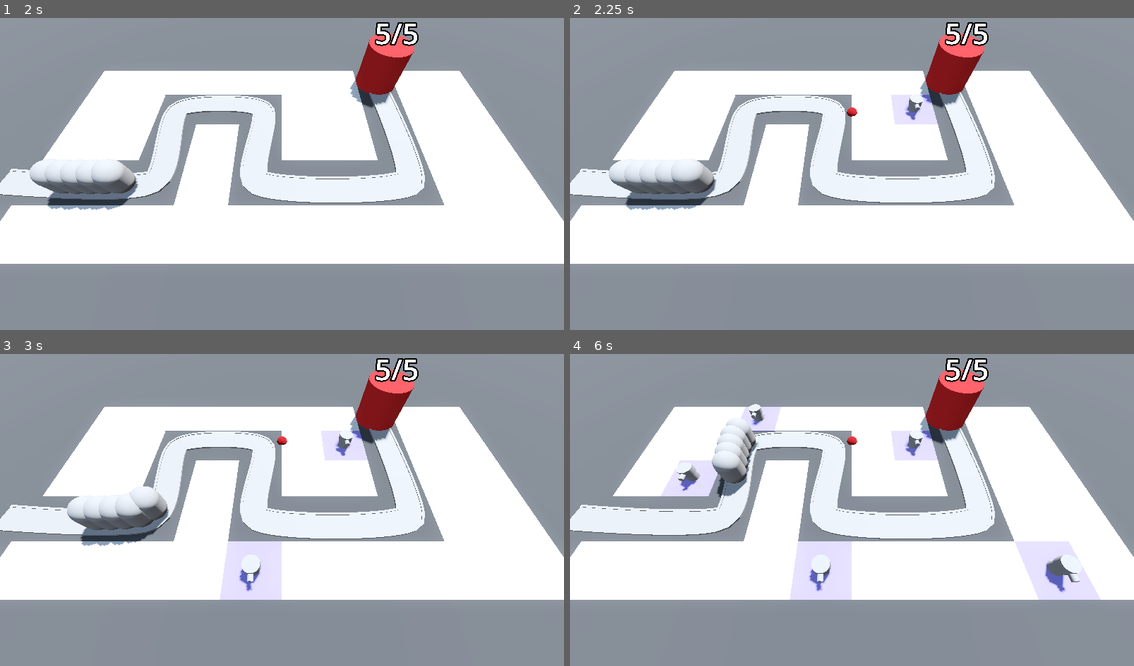
Above: before the commit, frames 1-4 (two rows, left to right).
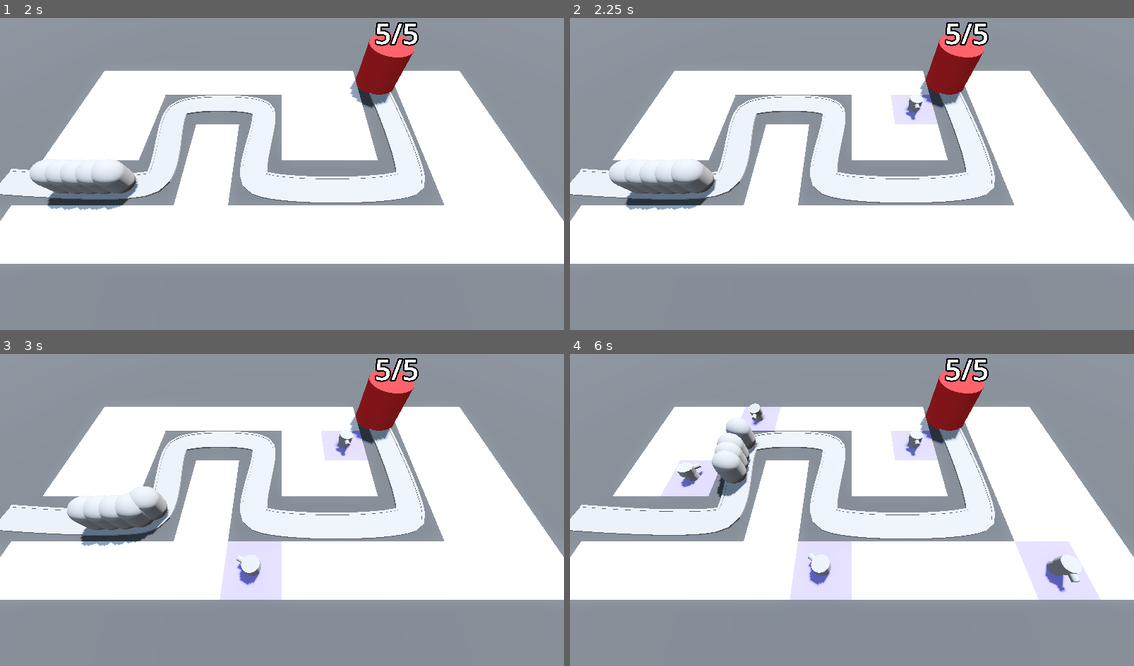
Above: after the commit, the same moments.

Repository: Schwenckenator/barbarian-blaster
Game: Godot game, scene res://base_level.tscn
Two runs of this game, one before a commit and one after it. Both use one fixed random seed, a clock stepped at 60 frames per second and the inputs below.
Inputs (mouse positions are in pixels of both pictures, inside the frame that each line leads up to):
- Up to frame 1 (2 s): move the mouse to (406, 155) at 0.52 s; press the mouse at (406, 155) at 0.53 s; move the mouse to (169, 186) at 1.27 s; release the mouse at (169, 186) at 1.28 s; click (169, 186) at 1.35 s
- Up to frame 2 (2.25 s): move the mouse to (908, 102) at 2.02 s; press the mouse at (908, 102) at 2.03 s
- Up to frame 3 (3 s): move the mouse to (253, 572) at 2.77 s; release the mouse at (253, 572) at 2.78 s; click (253, 572) at 2.85 s
- Up to frame 4 (6 s): move the mouse to (1021, 556) at 3.52 s; press the mouse at (1021, 556) at 3.53 s; move the mouse to (682, 460) at 4.27 s; release the mouse at (682, 460) at 4.28 s; click (682, 460) at 4.35 s; move the mouse to (880, 506) at 5.02 s; press the mouse at (880, 506) at 5.03 s; move the mouse to (767, 428) at 5.77 s; release the mouse at (767, 428) at 5.78 s; click (767, 428) at 5.85 s

Frame 1 is identical in both runs. In frame 2, less than 0.1% of the frame differs, in the area x 49-51%, y 28-32%; in frame 3, 0.1%; in frame 4, 0.4%, in the area x 19-51%, y 15-77%.

Commit message:
Added Turret aiming and enemy death

Diff:
--- a/base_level.tscn
+++ b/base_level.tscn
@@ -121,6 +121,7 @@
 [node name="Base" parent="." instance=ExtResource("3_g8kvy")]
 transform = Transform3D(1, 0, 0, 0, 1, 0, 0, 0, 1, 10, 0, -10)
 
-[node name="TurretManager" type="Node3D" parent="."]
+[node name="TurretManager" type="Node3D" parent="." node_paths=PackedStringArray("enemy_path")]
 script = ExtResource("5_qi6ju")
 turret = ExtResource("6_vhn16")
+enemy_path = NodePath("../Path3D")
--- a/enemy/enemy.gd
+++ b/enemy/enemy.gd
@@ -1,8 +1,24 @@
 extends PathFollow3D
 
 @export var speed: float = 2.5
+@export var max_health: int = 50
+
+## Current health of enemy
+var health: int:
+	get:
+		return health
+	set(value):
+		health = value
+		if health <= 0:
+			# enemy has died
+			queue_free()
 
 @onready var base = get_tree().get_first_node_in_group("base")
+
+## Called once after script loads
+func _ready() -> void:
+	health = max_health
+
 
 # Called every frame. 'delta' is the elapsed time since the previous frame.
 func _process(delta: float) -> void:
--- a/enemy/enemy.tscn
+++ b/enemy/enemy.tscn
@@ -1,8 +1,12 @@
-[gd_scene load_steps=3 format=3 uid="uid://ccxq6cjbv24f1"]
+[gd_scene load_steps=4 format=3 uid="uid://ccxq6cjbv24f1"]
 
 [ext_resource type="Script" path="res://enemy/enemy.gd" id="1_rkpk8"]
 
 [sub_resource type="CapsuleMesh" id="CapsuleMesh_era52"]
+radius = 1.0
+height = 3.0
+
+[sub_resource type="CapsuleShape3D" id="CapsuleShape3D_0j5vj"]
 radius = 1.0
 height = 3.0
 
@@ -14,3 +18,9 @@
 [node name="MeshInstance3D" type="MeshInstance3D" parent="."]
 transform = Transform3D(1, 0, -1.06581e-14, 0, 1, 0, 1.06581e-14, 0, 1, 0, 1.5, 0)
 mesh = SubResource("CapsuleMesh_era52")
+
+[node name="Area3D" type="Area3D" parent="." groups=["enemy"]]
+
+[node name="CollisionShape3D" type="CollisionShape3D" parent="Area3D"]
+transform = Transform3D(1, 0, 0, 0, 1, 0, 0, 0, 1, 0, 1.5, 0)
+shape = SubResource("CapsuleShape3D_0j5vj")
--- a/project.godot
+++ b/project.godot
@@ -18,6 +18,7 @@
 [global_group]
 
 base=""
+enemy=""
 
 [input]
 
--- a/turret/projectile.gd
+++ b/turret/projectile.gd
@@ -1,8 +1,24 @@
 extends Area3D
 
 @export var speed := 30.0
+@export var damage := 25
 
 var direction := Vector3.FORWARD
 
+## Physics process
 func _physics_process(delta: float) -> void:
 	position += direction * speed * delta
+
+
+## Lifetime timer timed out
+func _on_life_timer_timeout() -> void:
+	queue_free()
+
+
+
+
+func _on_area_entered(area:Area3D) -> void:
+	if area.is_in_group("enemy"):
+		var enemy = area.get_parent()
+		enemy.health -= damage
+		queue_free()
--- a/turret/projectile.tscn
+++ b/turret/projectile.tscn
@@ -19,3 +19,11 @@
 
 [node name="CollisionShape3D" type="CollisionShape3D" parent="."]
 shape = SubResource("SphereShape3D_0xgr6")
+
+[node name="LifeTimer" type="Timer" parent="."]
+wait_time = 2.0
+one_shot = true
+autostart = true
+
+[connection signal="area_entered" from="." to="." method="_on_area_entered"]
+[connection signal="timeout" from="LifeTimer" to="." method="_on_life_timer_timeout"]
--- a/turret/turret.gd
+++ b/turret/turret.gd
@@ -1,7 +1,46 @@
 extends Node3D
 
 @export var projectile: PackedScene
+@export var turret_range:= 10.0
 
-func _ready() -> void:
-	var shot = projectile.instantiate()
+@onready var barrel: Node3D = $TurretBase/TurretTop/TurretBarrel
+@onready var turret_top: Node3D = $TurretBase/TurretTop
+
+var enemy_path: Path3D
+var target: PathFollow3D
+
+func _physics_process(_delta: float) -> void:
+	target = find_best_target()
+	if target:
+		turret_top.look_at(target.global_position, Vector3.UP, true)
+
+func _on_timer_timeout() -> void:
+	if !target:
+		return
+
+	var shot: Node3D = projectile.instantiate()
 	add_child(shot)
+	shot.global_position = barrel.global_position
+	shot.direction = turret_top.global_basis.z
+
+	# Prevent projectiles from dropping down
+	shot.direction.y = 0
+
+func find_best_target() -> PathFollow3D:
+	var best_target: PathFollow3D = null
+	var best_progress:= 0
+
+	for enemy in enemy_path.get_children():
+		if enemy is not PathFollow3D:
+			continue
+
+		# If enemy is out of range (sqr compare is faster than using square roots)
+		if enemy.global_position.distance_squared_to(global_position) > turret_range * turret_range:
+			continue
+
+		if enemy.progress > best_progress:
+			# new best enemy found
+			best_target = enemy
+			best_progress = enemy.progress
+
+	return best_target
--- a/turret/turret.tscn
+++ b/turret/turret.tscn
@@ -29,6 +29,11 @@
 mesh = SubResource("CylinderMesh_ahvwi")
 
 [node name="TurretBarrel" type="MeshInstance3D" parent="TurretBase/TurretTop"]
-transform = Transform3D(1, 0, 0, 0, -4.37114e-08, -1, 0, 1, -4.37114e-08, 0, 0, 0.8)
+transform = Transform3D(1, 0, 0, 0, -2.98023e-08, -1, 0, 1, -2.98023e-08, 0, 0, 0.8)
 mesh = SubResource("CylinderMesh_rxf0q")
 skeleton = NodePath("../..")
+
+[node name="Timer" type="Timer" parent="."]
+autostart = true
+
+[connection signal="timeout" from="Timer" to="." method="_on_timer_timeout"]
--- a/turret/turret_manager.gd
+++ b/turret/turret_manager.gd
@@ -4,9 +4,11 @@
 
 
 @export var turret: PackedScene
+@export var enemy_path: Path3D
 
 ## Builds a new turret at the specified position
 func build_turret(pos: Vector3) -> void:
 	var new_turret = turret.instantiate()
 	add_child(new_turret)
 	new_turret.global_position = pos
+	new_turret.enemy_path = enemy_path
Not shown: 4 places in mesh_libraries/space_library.tres that only renumber resources
